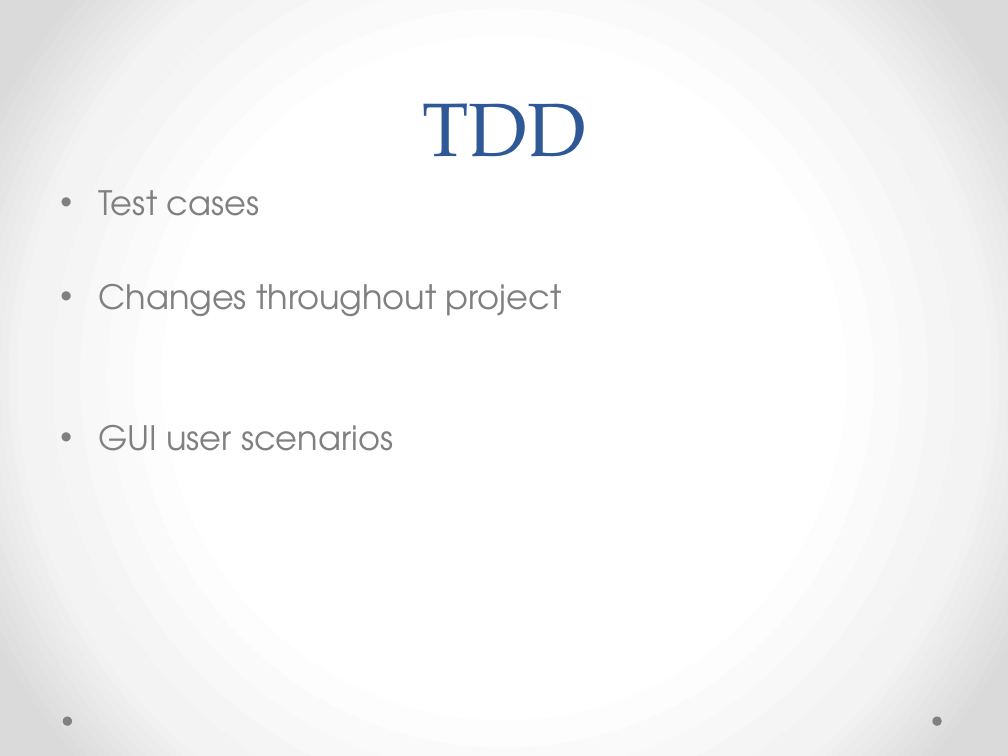
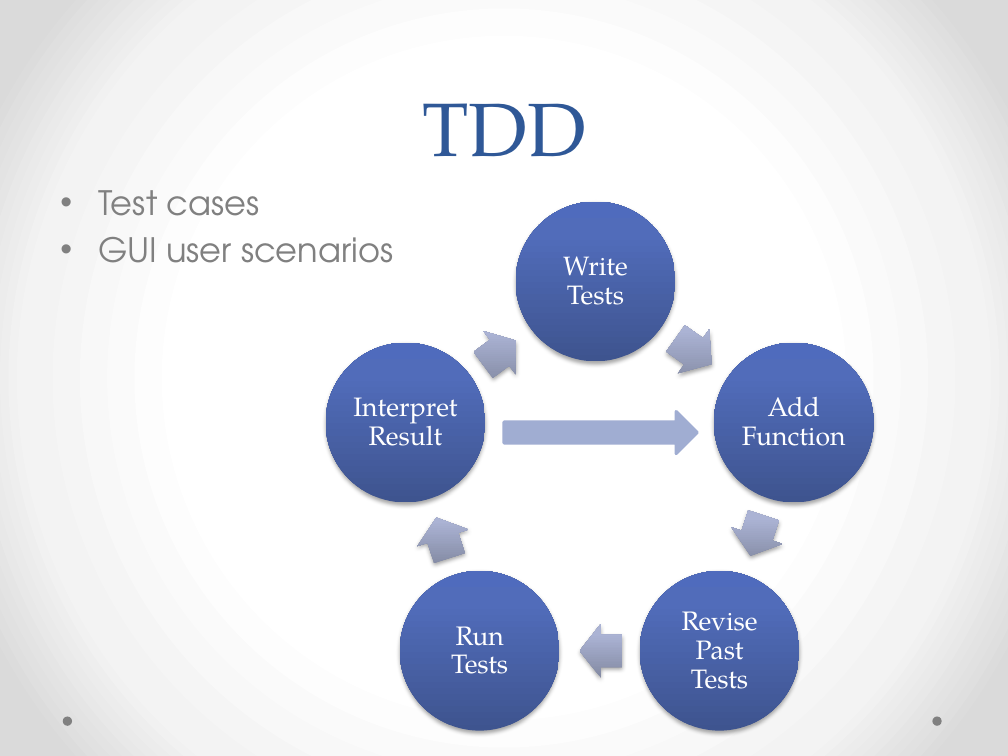
Before and after one commit to pohltm/Battle, a slide deck: slide 6 of Documents/Project Presentation/Battleship Project Presentation.pptx. Drawn at 1008x756 pixels with LibreOffice and Linux fonts; fonts in the diff are those of the drawing. Boxes give left, top, right and bottom in pixels: in the first picture for what was removed or moved away, otherwise in the second. Text is boxed around its words. In the diff, an @@ line names an element or a change of style, - is before the commit and + after.

Commit message:
Finished project presentation slides

```diff
--- a/Documents/Project Presentation/Battleship Project Presentation.pptx
+++ b/Documents/Project Presentation/Battleship Project Presentation.pptx
@@ text at [98, 284, 562, 316]: paragraph removed @@
-• Changes throughout project
@@ group added at [326, 202, 874, 731]: 5 ellipses, 5 texts, 5 right arrows @@
+Write Tests
+Add Function
+Revise Past Tests
+Run Tests
+Interpret Result
@@ right arrow added at [504, 411, 698, 454], fill #A0ADD2, outline #A0ADD2 2.25 pt @@
```
Also in this commit, not shown: 5 other slides changed.
